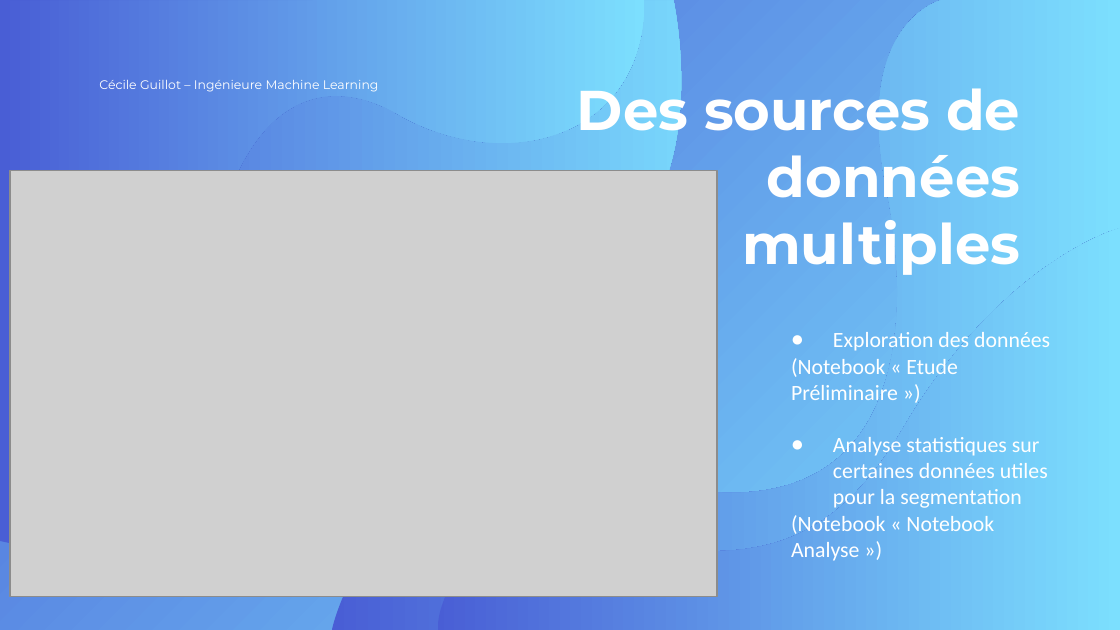
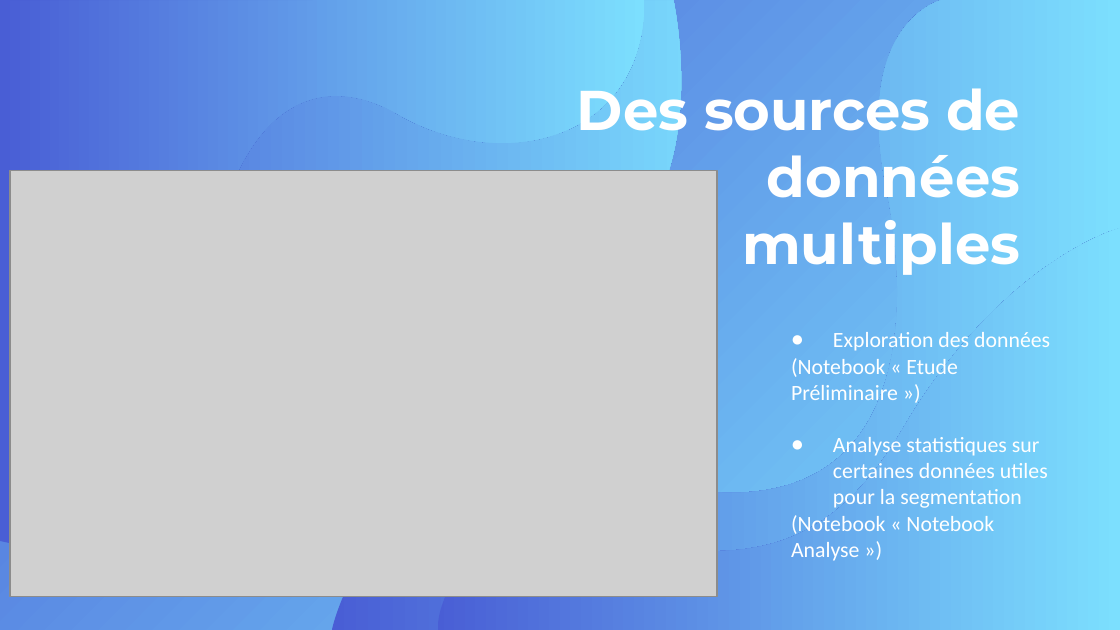
Before and after one commit to Sylvariane/segmentez_les_clients, a slide deck: slide 5 of POlist_03_presentation.pptx. Drawn at 1120x630 pixels with LibreOffice and Linux fonts; fonts in the diff are those of the drawing; grey boxes stand for pictures. Boxes give left, top, right and bottom in pixels: in the first picture for what was removed or moved away, otherwise in the second. Text is boxed around its words. In the diff, an @@ line names an element or a change of style, - is before the commit and + after.

```diff
--- a/POlist_03_presentation.pptx
+++ b/POlist_03_presentation.pptx
@@ text removed at (99, 80, 379, 92) @@
-Cécile Guillot – Ingénieure Machine Learning
```
Also in this commit, not shown: 22 other slides changed, 9 other files.
